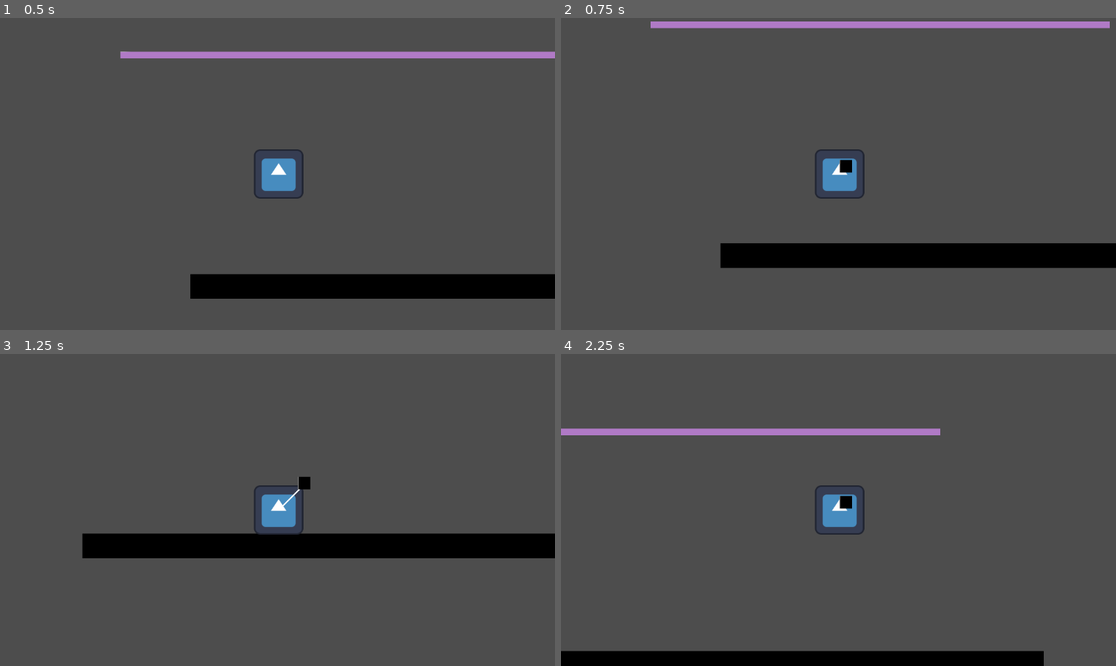
Above: before the commit, frames 1-4 (two rows, left to right).
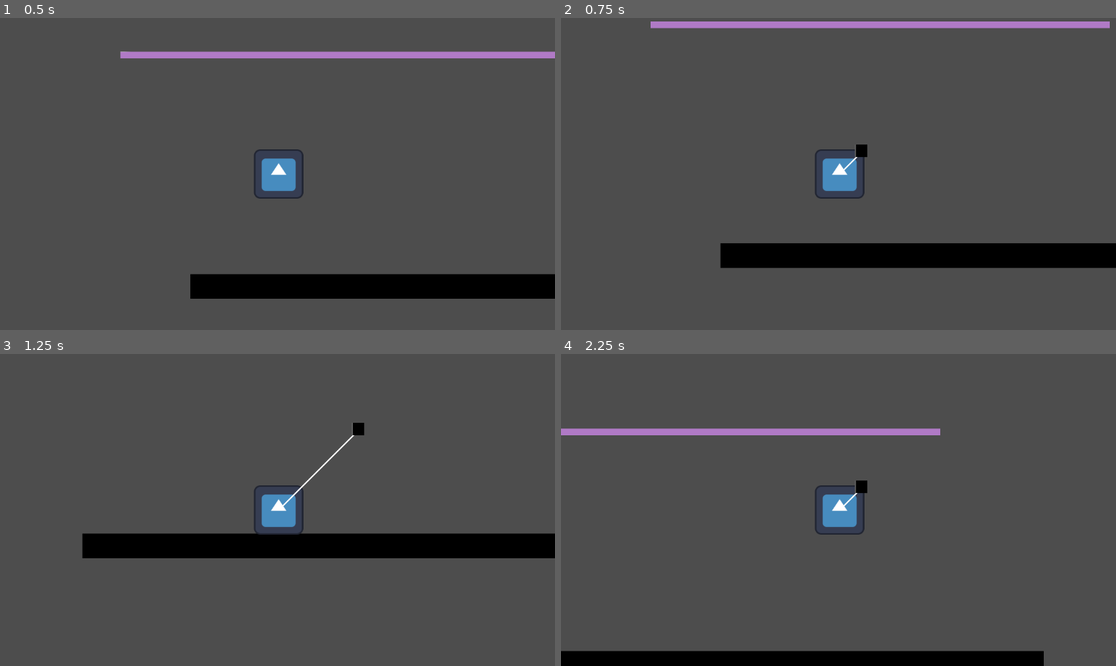
Above: after the commit, the same moments.

Repository: alanmathiasen/hook-godot
Game: Godot game, scene res://scenes/level.tscn
Same seed, same stepped clock (60 frames per second), same inputs: the game is played once before the commit and once after it. The engine's default icon, where the game draws it, is replaced by a stand-in: a white triangle on a blue panel in a dark square.
Inputs:
- Up to frame 1 (0.5 s): no input
- Up to frame 2 (0.75 s): hold Right (ui_right) from 0.53 s (still down); hold Ctrl (hook) from 0.53 s (still down)
- Up to frame 3 (1.25 s): keep holding Right (ui_right); keep holding Ctrl (hook); tap Up (ui_up) at 0.77 s
- Up to frame 4 (2.25 s): release Ctrl (hook) at 1.28 s; tap Ctrl (hook) at 1.35 s; tap Up (ui_up) at 1.52 s; release Right (ui_right) at 2.03 s; hold Left (ui_left) from 2.03 s (still down); hold Ctrl (hook) from 2.03 s (still down)

Frame 1 is identical in both runs. In frame 2, 0.2% of the frame differs, in the area x 50-56%, y 40-50%; in frame 3, 0.2%, in the area x 53-66%, y 22-44%; in frame 4, 0.2%.

Commit message:
add logic to listen when hook hooks

Diff:
--- a/scenes/Hook.gd
+++ b/scenes/Hook.gd
@@ -2,9 +2,7 @@
 
 enum HookStates {NONE, EXTEND, HOOKED, JUST_RELEASED}
 
-signal hook_state_changed(hook_state)
-
-const HOOK_SPEED = 100.0
+const HOOK_SPEED = 300.0
 const HOOK_DIRECTION_RIGHT = Vector2(1, -1)
 const HOOK_DIRECTION_LEFT = Vector2(-1, -1)
 
@@ -22,12 +20,10 @@
 
 func _input(event):
   if event.is_action_pressed('hook'):
-    hook_state_changed.emit(HookStates.EXTEND)
-    pass
-    if state == HookStates.EXTEND:
+    if state != HookStates.EXTEND:
+        state = HookStates.EXTEND
+    else:
         reset_hook()
-    else:
-        state = HookStates.EXTEND
 
 func _physics_process(delta):
   match state:
@@ -35,7 +31,6 @@
       extend_hook(delta)
 
 func extend_hook(delta):
-  # show hook
   self.show()
   line.show()
 
@@ -50,3 +45,9 @@
   line.hide()
   state = HookStates.NONE
   global_position = character.global_position
+
+
+
+func _on_hook_body_entered(body:Node2D):
+  if body.get_collision_layer() == 1:
+    print('hook_length')
--- a/scenes/character.gd
+++ b/scenes/character.gd
@@ -10,7 +10,7 @@
 
 func _physics_process(delta):
 	if $Hook.state == HookStates.EXTEND:
-		print('hola')
+		pass
 	handle_movement(delta)
 	move_and_slide()
 
@@ -27,14 +27,7 @@
 
 func _on_hook_body_entered(body):
 	if body.get_collision_layer() == 2:
-		print('gancho')
+		print('alala')
 		# hook_state = HookStates.HOOKED
 		# hook_position = hook.global_position
 		# hook_length = global_position.distance_to(hook_position)
-
-
-
-func _on_hook_hook_state_changed(hook_state:Variant):
-	local_hook_state = hook_state
-	print(hook_state)
-	pass # Replace with function body.
--- a/scenes/character.tscn
+++ b/scenes/character.tscn
@@ -48,4 +48,4 @@
 texture = SubResource("GradientTexture2D_era16")
 
 [connection signal="body_entered" from="Hook" to="." method="_on_hook_body_entered"]
-[connection signal="hook_state_changed" from="Hook" to="." method="_on_hook_hook_state_changed"]
+[connection signal="body_entered" from="Hook" to="Hook" method="_on_hook_body_entered"]
